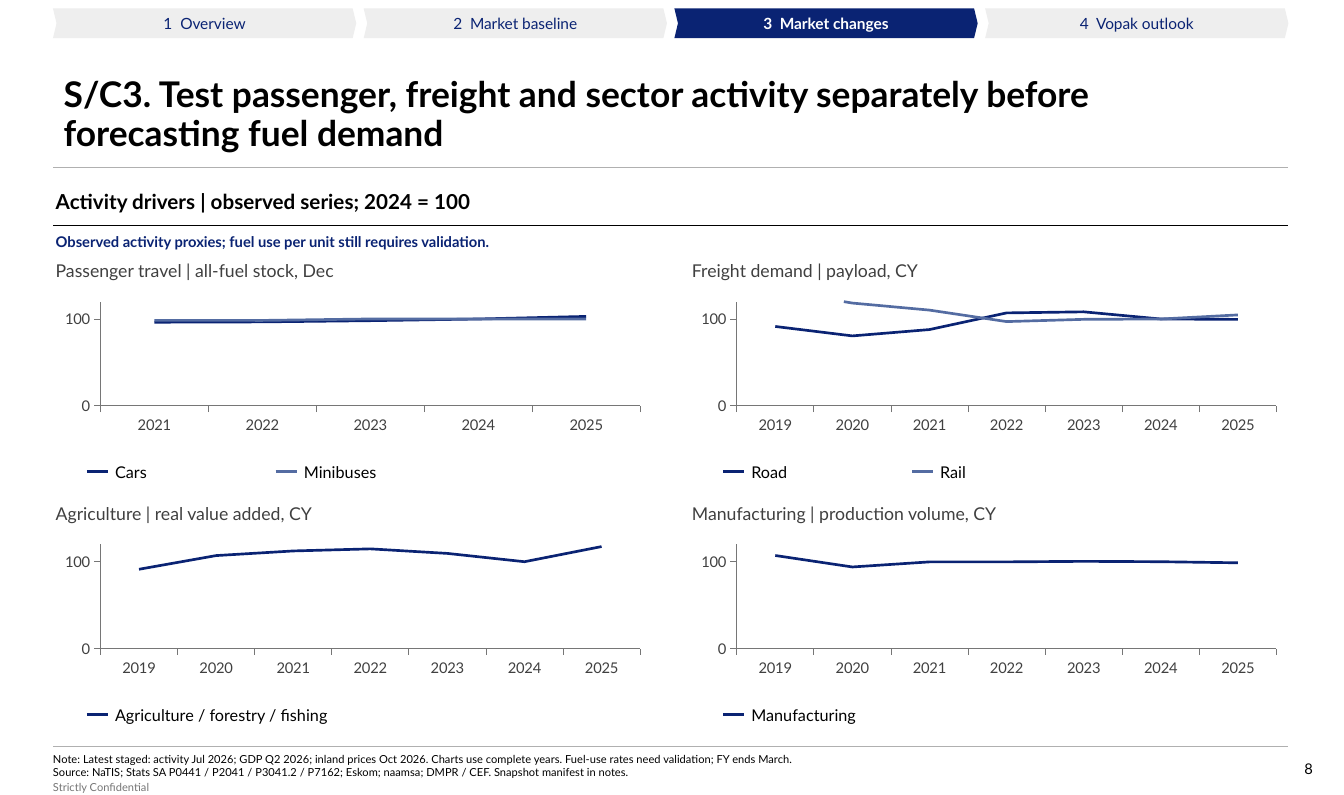
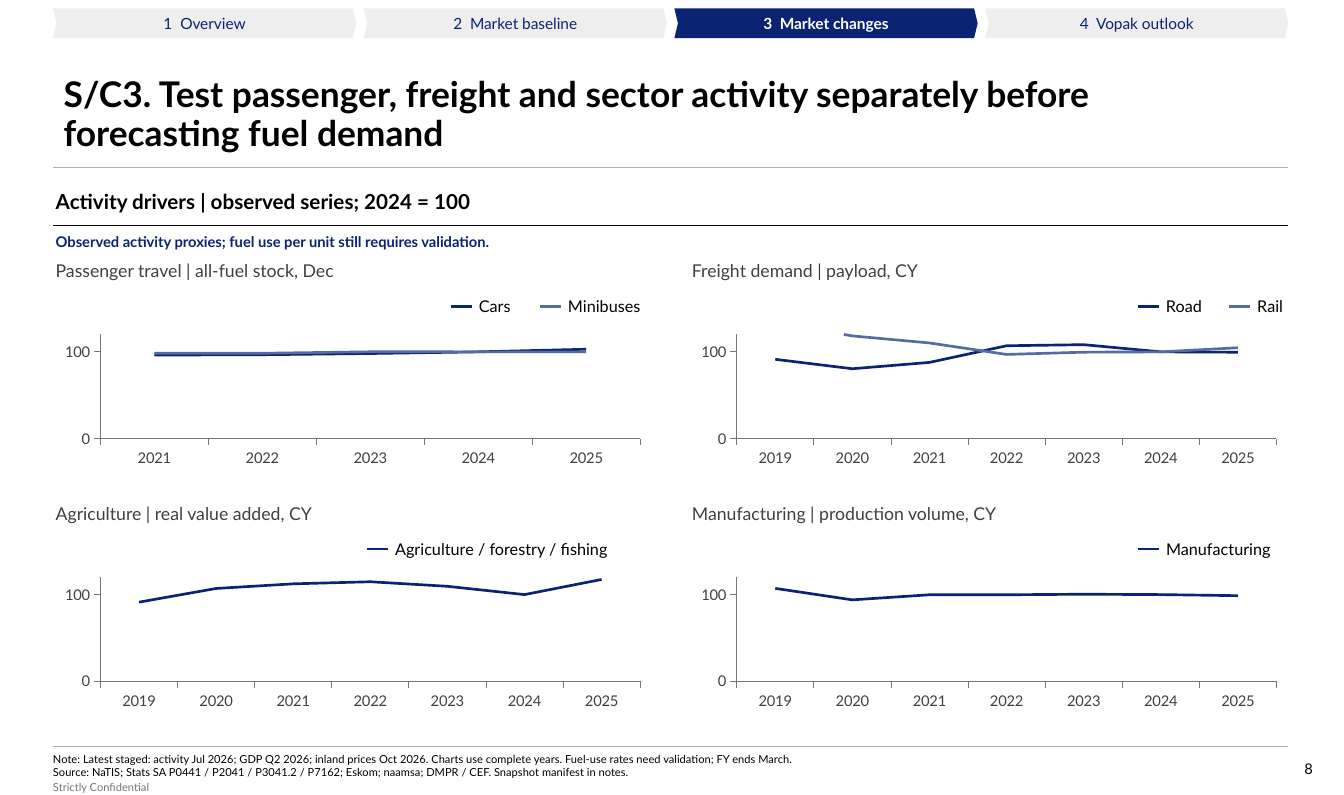
Before and after one commit to Africa-International-Advisors/liquid_fuels_model, a slide deck: slide 8 of pptx/output/delivered/Vopak_Week1_Convergence_2026_10_06.pptx. Drawn at 1344x795 pixels with LibreOffice and Linux fonts; fonts in the diff are those of the drawing; background and template pictures are left out. Boxes give left, top, right and bottom in pixels: in the first picture for what was removed or moved away, otherwise in the second. Text is boxed around its words. In the diff, an @@ line names an element or a change of style, - is before the commit and + after.

```diff
--- a/pptx/output/delivered/Vopak_Week1_Convergence_2026_10_06.pptx
+++ b/pptx/output/delivered/Vopak_Week1_Convergence_2026_10_06.pptx
@@ text "Cars": place and size @@
-text "Cars" at (115,466,147,478)
+text "Cars" at (479,300,511,312)
@@ text "Minibuses": place and size @@
-text "Minibuses" at (304,466,377,478)
+text "Minibuses" at (568,300,641,312)
@@ text "Road": place and size @@
-text "Road" at (751,466,787,478)
+text "Road" at (1166,300,1202,312)
@@ text "Rail": place and size @@
-text "Rail" at (940,466,966,478)
+text "Rail" at (1257,300,1283,312)
@@ line moved from (87, 472) - (108, 472) to (451, 307) - (472, 307) @@
@@ line moved from (276, 472) - (297, 472) to (540, 307) - (561, 307) @@
@@ line moved from (723, 472) - (745, 472) to (1138, 307) - (1159, 307) @@
@@ line moved from (912, 472) - (933, 472) to (1229, 307) - (1251, 307) @@
@@ line moved from (87, 715) - (108, 715) to (367, 549) - (388, 549) @@
@@ text "Agriculture / forestry / fishing": place and size @@
-text "Agriculture / forestry / fishing" at (115,709,328,724)
+text "Agriculture / forestry / fishing" at (395,543,608,558)
@@ line moved from (723, 715) - (745, 715) to (1138, 549) - (1159, 549) @@
@@ text "Manufacturing": place and size @@
-text "Manufacturing" at (751,709,856,724)
+text "Manufacturing" at (1166,543,1271,558)
@@ 4 line charts: place and size @@
-4 line charts at (53,299,1289,680)
+4 line charts at (53,332,1289,713)
```
Also in this commit, not shown: 1 other slide changed, 7 other files.
